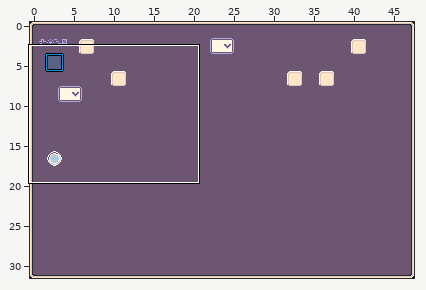
Level history. LDtk project: tiny-cli/src/main/resources/sfx/tiny-music-editor.ldtk. The first picture is a wide view before the edit; the outline marks the close-up.
Close-up. Before the edit:
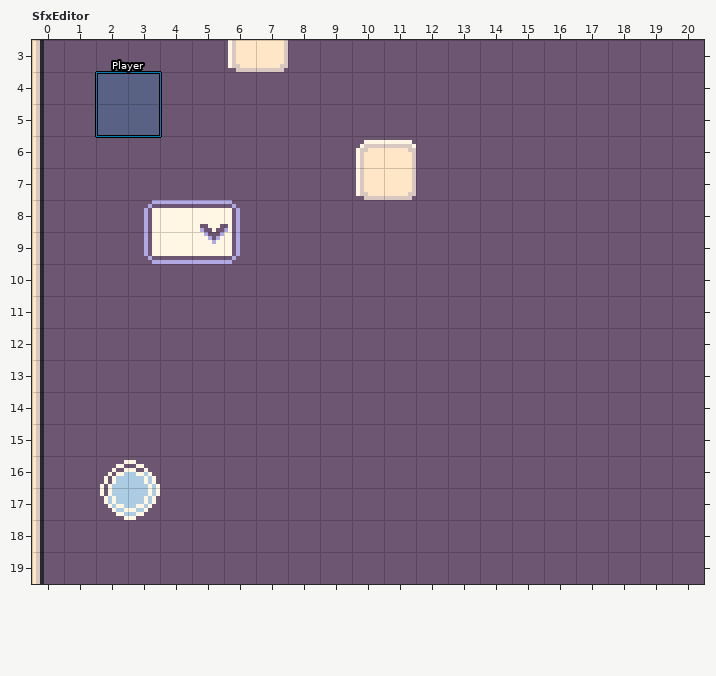
Cells are 8x8 px. Shown: SfxEditor x 0..20, y 3..19. The commit also changed other parts of the map, which this record leaves out.
The result:
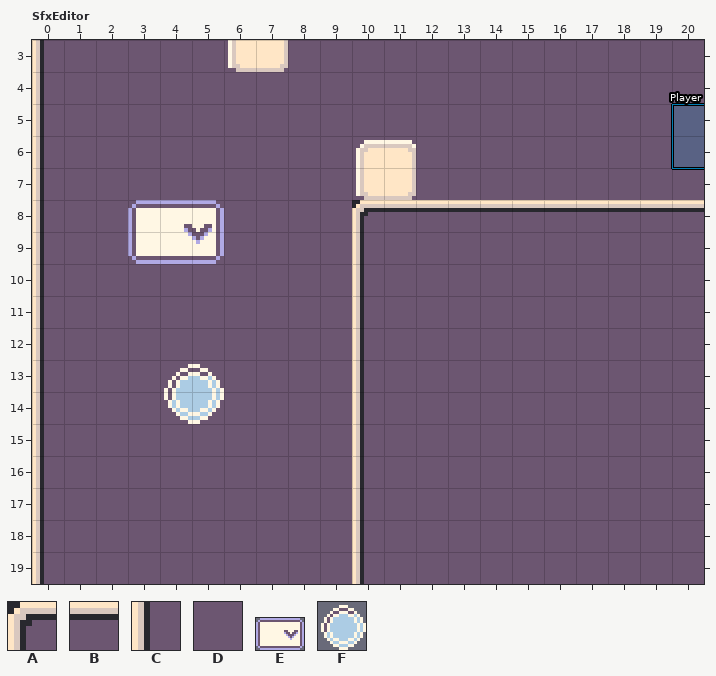
Key: from "Sfx": A 29, B 30, C 61, D 62, E 137, F 194.
_ is an empty cell, . an unchanged one.
Objects are placed by their top-left corner, in cells (3,4 is the top-left corner of cell 3,4); size is 1x1 cell unless given.
Difference:
--- layer "WidgetsTiles"
@@ x 10..20 @@
- 8 DDDDDDDDDDD
- 9 D..........
-10 D..........
-11 D..........
-12 D..........
-13 D..........
-14 D..........
-15 D..........
-16 D..........
-17 D..........
-18 D..........
-19 D..........
+ 8 ABBBBBBBBBB
+ 9 C..........
+10 C..........
+11 C..........
+12 C..........
+13 C..........
+14 C..........
+15 C..........
+16 C..........
+17 C..........
+18 C..........
+19 C..........
--- layer "Widgets"
+"Player" rectangle at 20,5 size 2x2
+E "Dropdown" at 1,8 size 7x2
+F "Knob" at 4,13 size 2x2
--- layer "Harmonics"
-F "Knob" at 2,16 size 2x2
-"Player" rectangle at 2,4 size 2x2
-E "Dropdown" at 1,8 size 8x2
